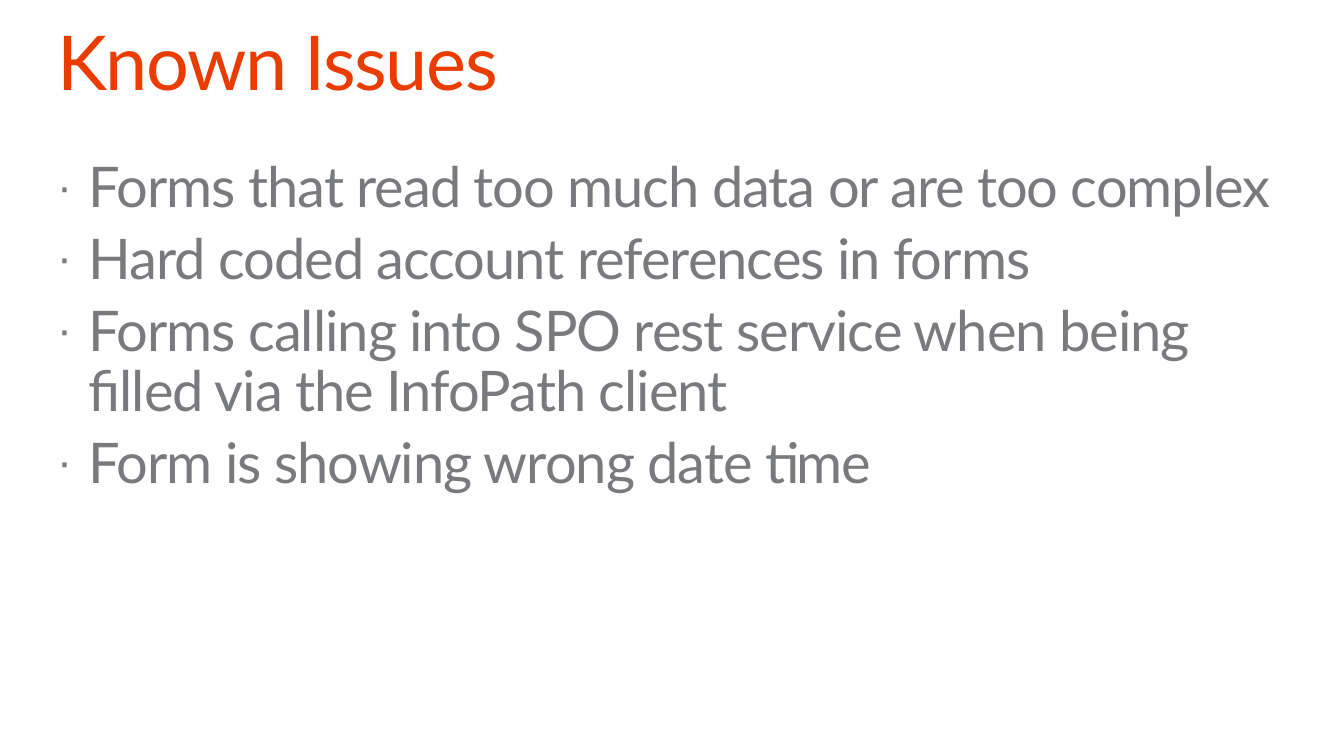
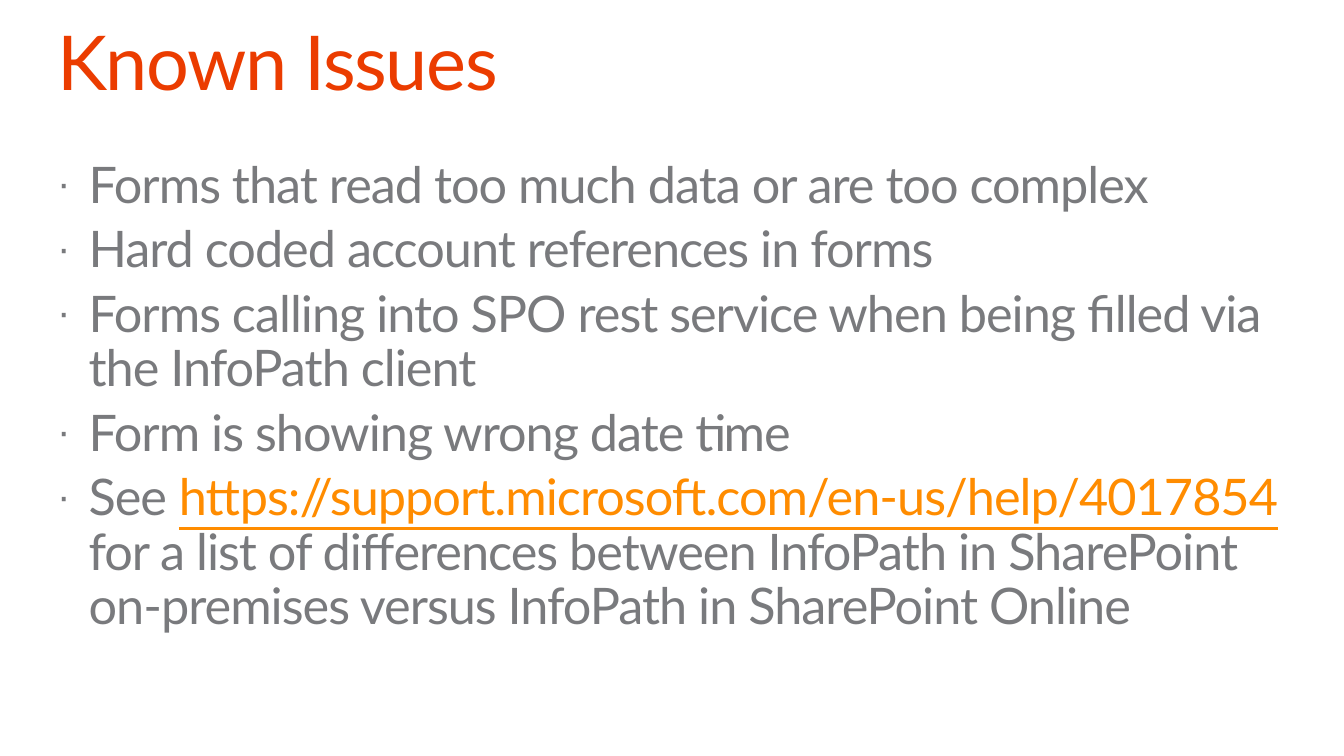
Before and after one commit to pnp/PnP-Transformation, a slide deck: slide 15 of InfoPath/Guidance/Decks/Office 365 JDP InfoPath - Post migration guidance.pptx. Drawn at 1344x756 pixels with LibreOffice and Linux fonts; fonts in the diff are those of the drawing; background and template pictures are left out. Boxes give left, top, right and bottom in pixels: in the first picture for what was removed or moved away, otherwise in the second. Text is boxed around its words. In the diff, an @@ line names an element or a change of style, - is before the commit and + after.

Commit message:
Adding references to https://support.microsoft.com/en-us/help/4017854

```diff
--- a/InfoPath/Guidance/Decks/Office 365 JDP InfoPath - Post migration guidance.pptx
+++ b/InfoPath/Guidance/Decks/Office 365 JDP InfoPath - Post migration guidance.pptx
@@ text at bbox=[89, 166, 1261, 459]: size 40 to 36 pt in "Forms that read too much data or ...", "Hard coded account references in forms", "Forms calling into SPO rest service when ...", "Form is showing wrong date time" @@
@@ text at bbox=[89, 478, 1278, 633]: paragraph added @@
+· See https://support.microsoft.com/en-us/help/4017854 for a list of differences between InfoPath in SharePoint on-premises versus InfoPath in SharePoint Online
```
Also in this commit, not shown: 2 other files.
